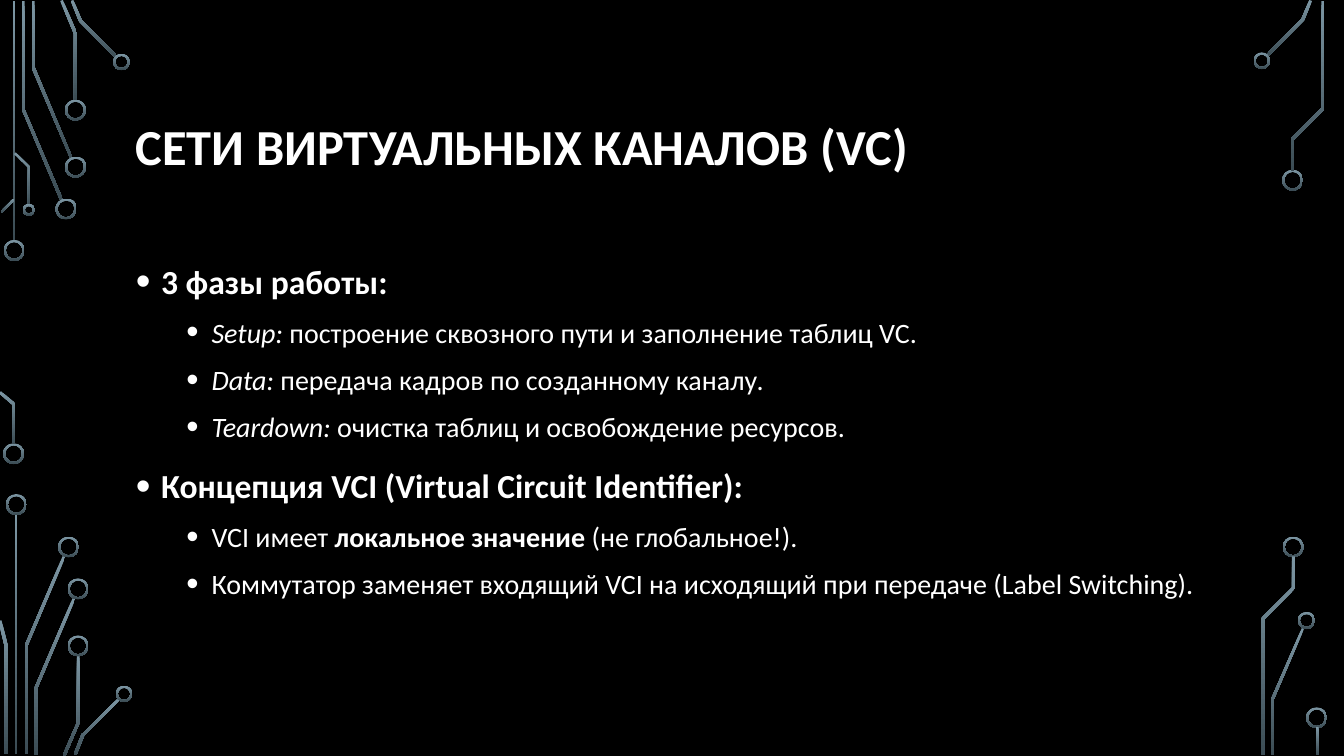
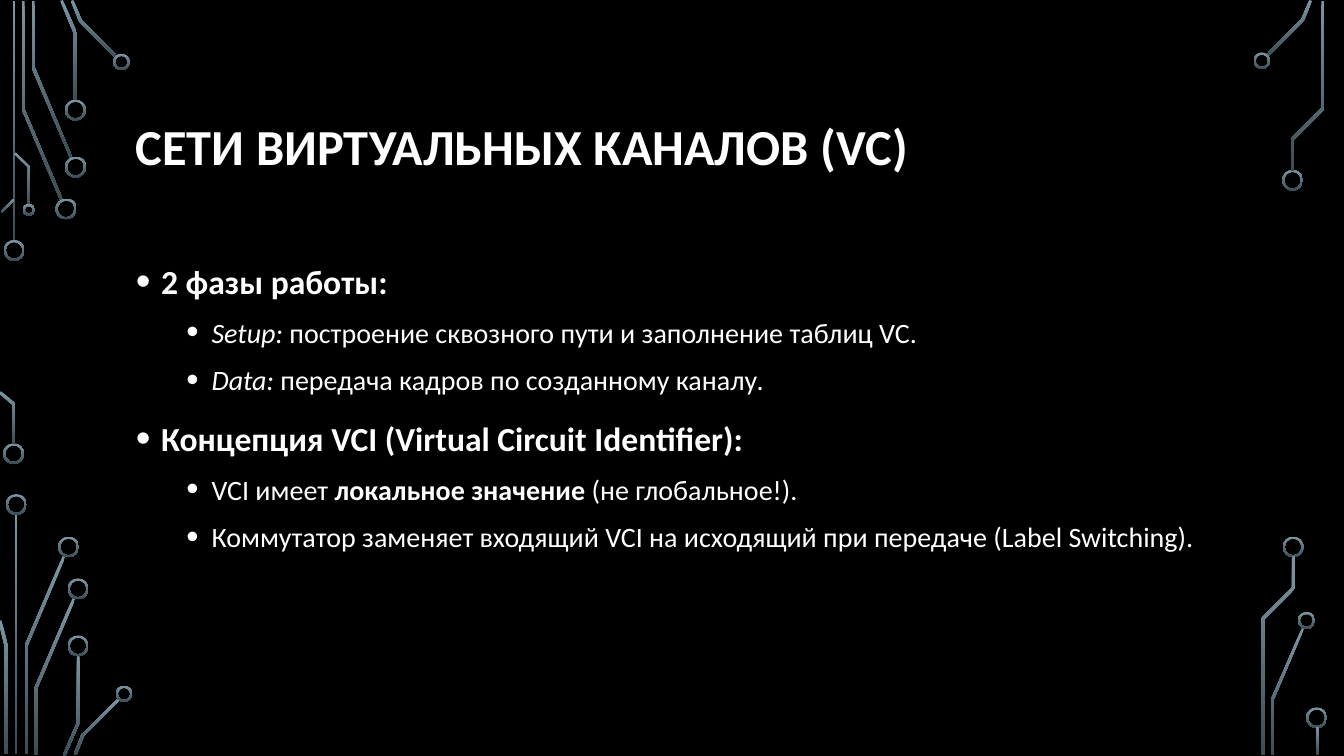
Before and after one commit to nhtgale/itn, a slide deck: slide 9 of 1.5 Switching Basic/1.5 Switching Basic.pptx (slide 7 before the commit). Drawn at 1344x756 pixels with LibreOffice and Linux fonts; fonts in the diff are those of the drawing; background and template pictures are left out. Boxes give left, top, right and bottom in pixels: in the first picture for what was removed or moved away, otherwise in the second. Text is boxed around its words. In the diff, an @@ line names an element or a change of style, - is before the commit and + after.

```diff
--- a/1.5 Switching Basic/1.5 Switching Basic.pptx
+++ b/1.5 Switching Basic/1.5 Switching Basic.pptx
@@ text at <box>161,271,388,300</box>: text changed @@
-• 3 фазы работы:
+• 2 фазы работы:
@@ text at <box>212,417,845,442</box>: paragraph removed @@
-  • Teardown: очистка таблиц и освобождение ресурсов.
```
Also in this commit, not shown: 1 other slide changed, 1 slide added, 1 slide removed, 11 other files.
